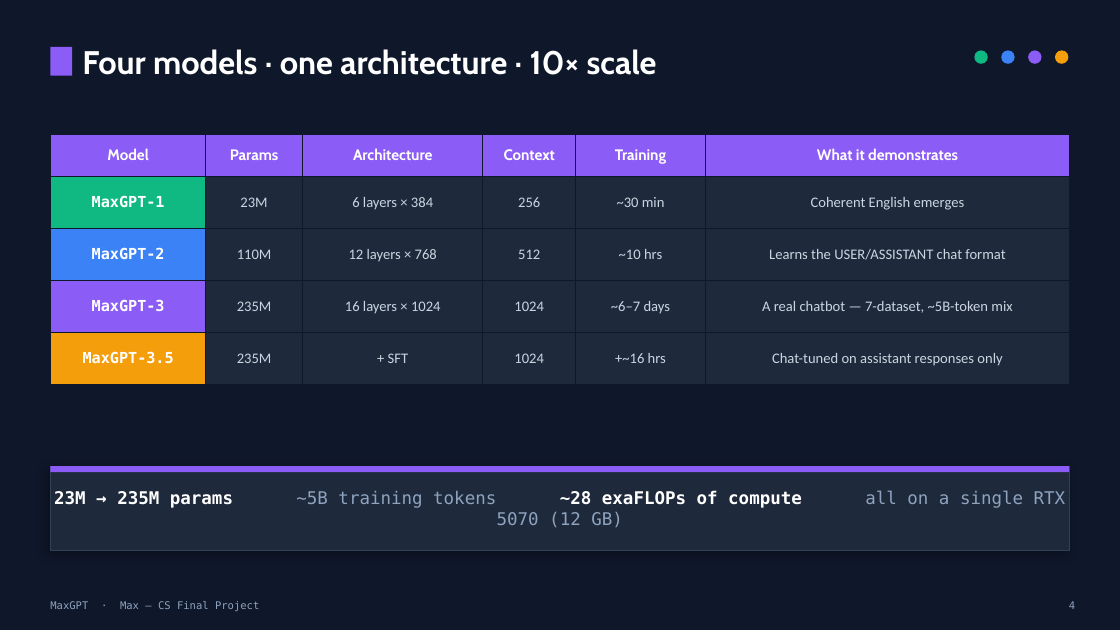
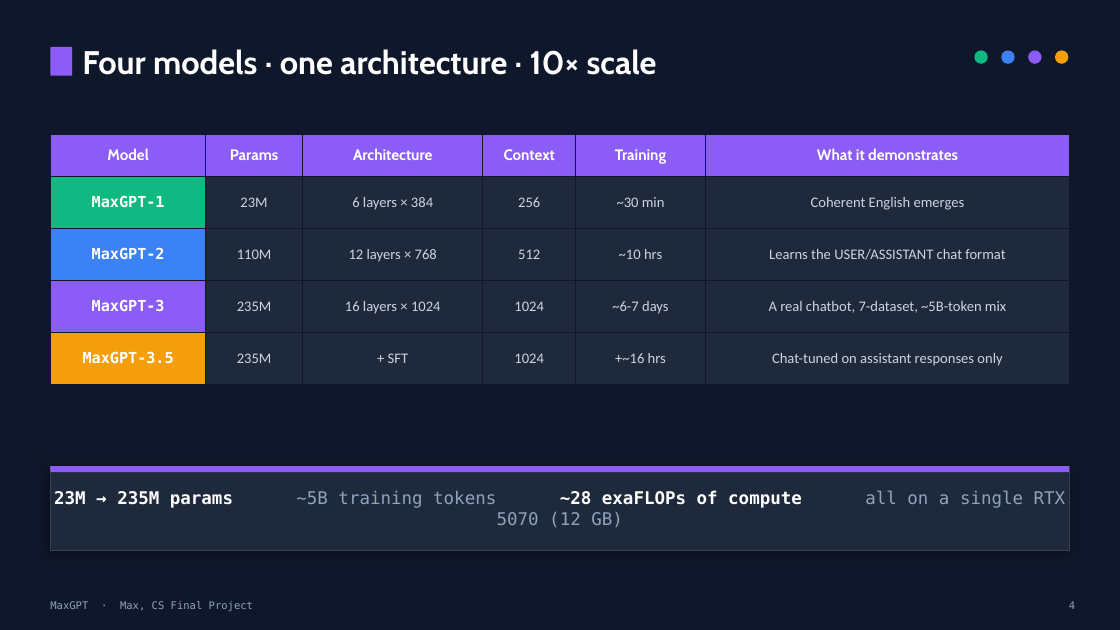
Before and after one commit to MaxwellBrohm/MaxGPT, a slide deck: slide 4 of MaxGPT_Presentation.pptx. Drawn at 1120x630 pixels with LibreOffice and Linux fonts; fonts in the diff are those of the drawing. Boxes give left, top, right and bottom in pixels: in the first picture for what was removed or moved away, otherwise in the second. Text is boxed around its words. In the diff, an @@ line names an element or a change of style, - is before the commit and + after.

```diff
--- a/MaxGPT_Presentation.pptx
+++ b/MaxGPT_Presentation.pptx
@@ table at box(50, 134, 1070, 370) @@
-row 4, column 5: ~6–7 days
+row 4, column 5: ~6-7 days
-row 4, column 6: A real chatbot — 7-dataset, ~5B-token mix
+row 4, column 6: A real chatbot, 7-dataset, ~5B-token mix
@@ text at box(50, 601, 253, 611): text changed @@
-MaxGPT · Max — CS Final Project
+MaxGPT · Max, CS Final Project
```
Also in this commit, not shown: 11 other slides changed, 2 other files.
